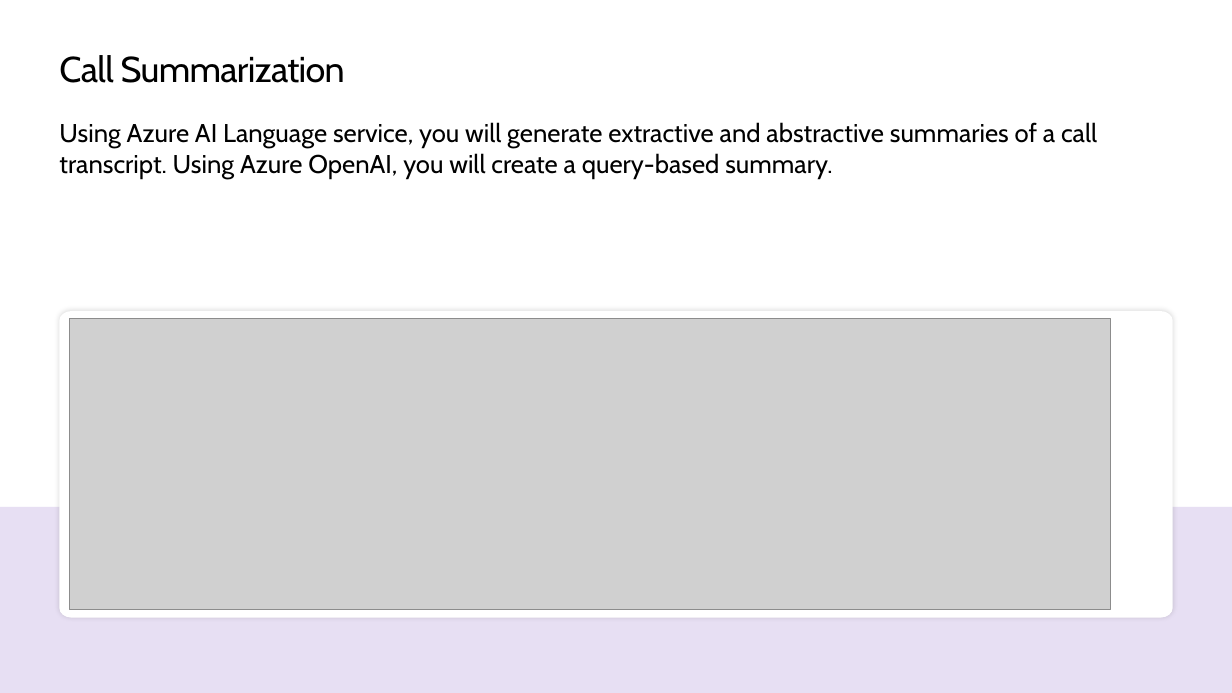
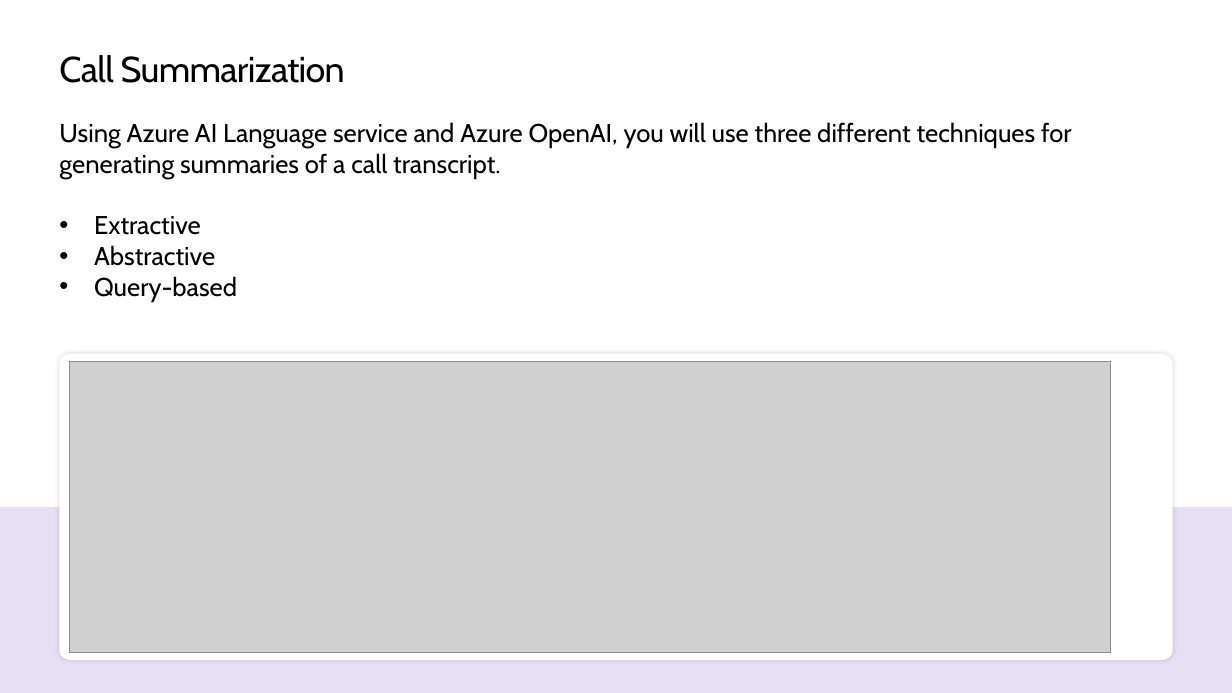
Before and after one commit to microsoft/TechExcel-Implementing-automation-practices-using-Azure-OpenAI, a slide deck: slide 46 of slides/Lab Slides.pptx (slide 45 before the commit). Drawn at 1232x693 pixels with LibreOffice and Linux fonts; fonts in the diff are those of the drawing; grey boxes stand for pictures. Boxes give left, top, right and bottom in pixels: in the first picture for what was removed or moved away, otherwise in the second. Text is boxed around its words. In the diff, an @@ line names an element or a change of style, - is before the commit and + after.

Commit message:
Updating lab 6 slides

```diff
--- a/slides/Lab Slides.pptx
+++ b/slides/Lab Slides.pptx
@@ text at (59,122,1072,302): text changed @@
-Using Azure AI Language service, you will generate extractive and abstractive summaries of a call transcript. Using Azure OpenAI, you will create a query-based summary.
+Using Azure AI Language service and Azure OpenAI, you will use three different techniques for generating summaries of a call transcript.
+• Extractive
+• Abstractive
+• Query-based
@@ freeform shape: place and size @@
-freeform shape at (59,311,1173,618)
+freeform shape at (59,354,1173,661)
@@ picture: place and size @@
-picture at (69,319,1111,610)
+picture at (69,361,1111,653)
```
Also in this commit, not shown: 1 slide added.
